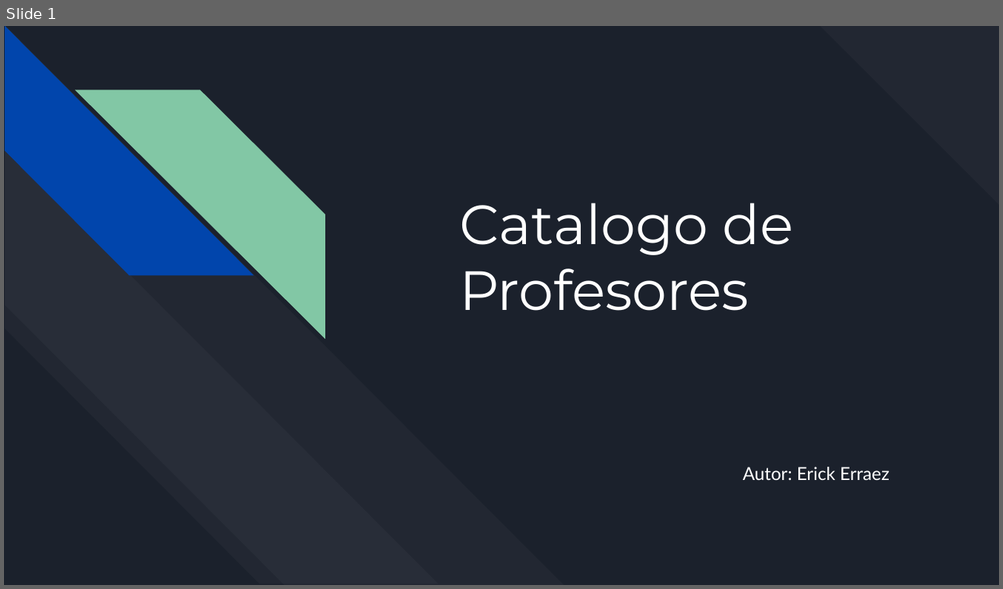
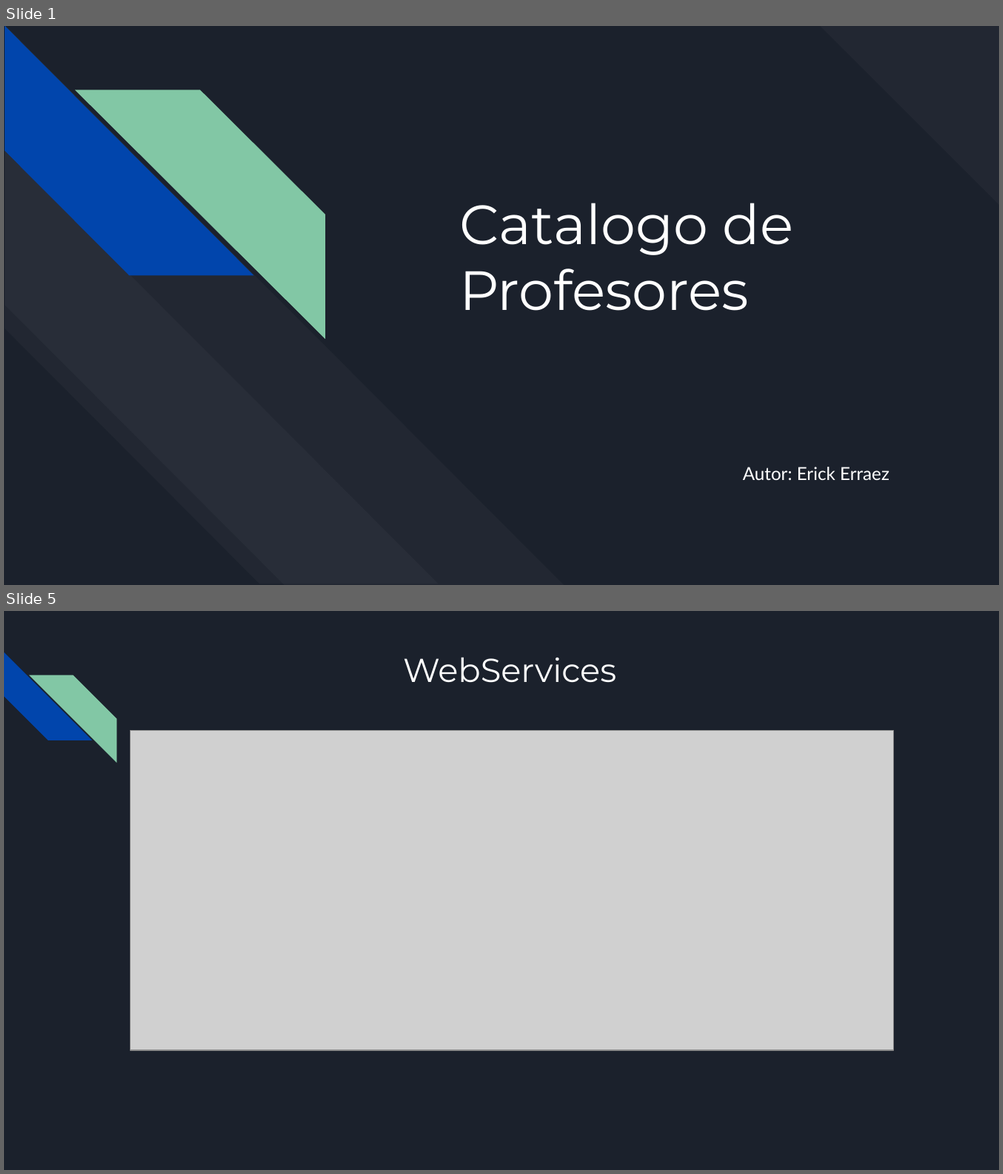
Before and after one commit to ErickErraez/Profesores, a slide deck: Documentacion/ProyectoFinalSegundo.pptx. Shown one above the other, each under a label of ours: slide 1 before the commit, slides 1 and 5 after it; the slides between them are not shown. The pictures are 1003x589 and 1003x1174 pixels, drawn with LibreOffice and Linux fonts; fonts in the diff are those of the drawing; grey boxes stand for pictures. Boxes give left, top, right and bottom in pixels: in the first picture for what was removed or moved away, otherwise in the second. Text is boxed around its words. In the diff, an @@ line names an element or a change of style, - is before the commit and + after.

```diff
--- a/Documentacion/ProyectoFinalSegundo.pptx
+++ b/Documentacion/ProyectoFinalSegundo.pptx
@@ slide 5 added at (4, 611, 999, 1170), background #1B212C @@
@@ diag stripe added at (4, 652, 91, 741), fill #0145AC @@
@@ diag stripe added at (29, 675, 116, 762), fill #82C7A5 @@
@@ text added at (403, 657, 616, 683), 24 pt, text #FFFFFF @@
+WebServices
@@ picture added at (131, 730, 893, 1051) @@
```
Also in this commit, not shown: 2 slides changed, 4 other slides added, 3 slides removed, 14 other files.
